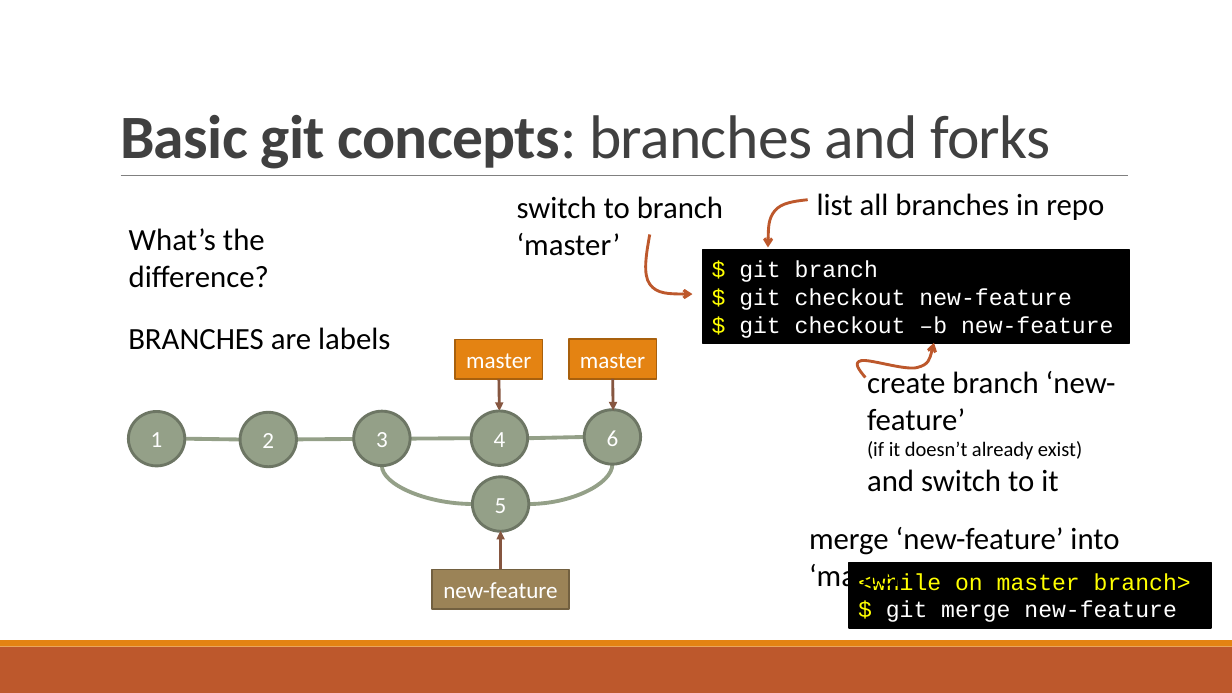
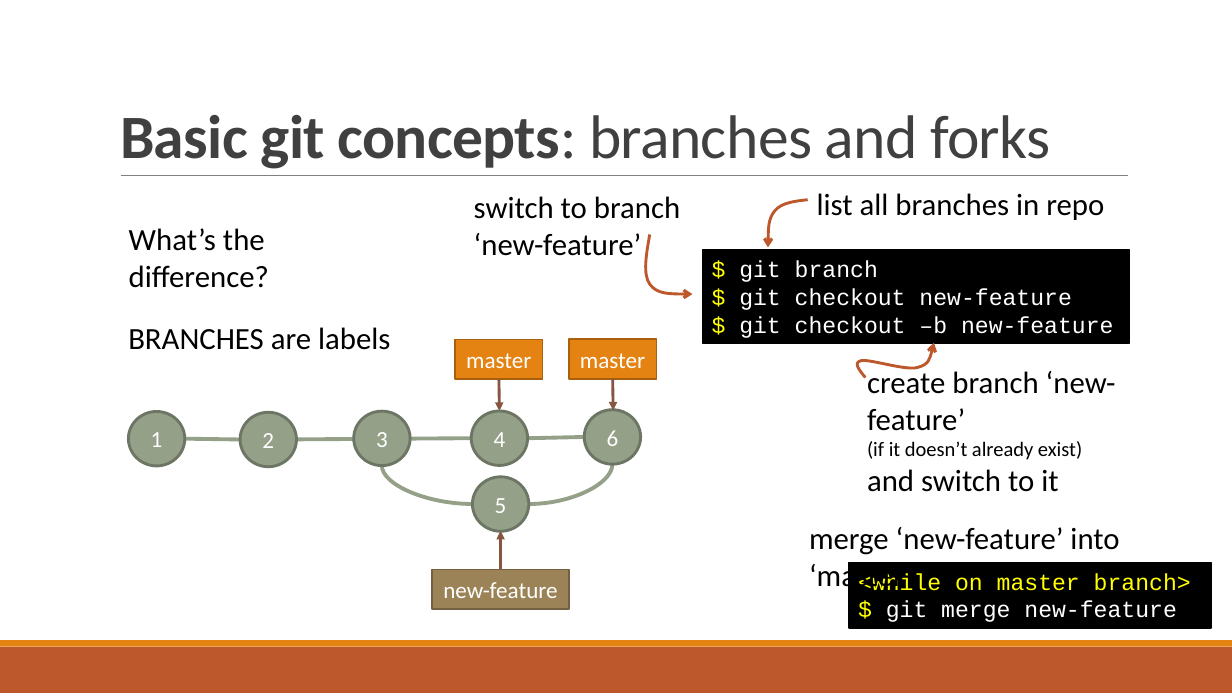
Before and after one commit to aliehlen/tutorials, a slide deck: slide 7 of git_20191028.pptx. Drawn at 1232x693 pixels with LibreOffice and Linux fonts; fonts in the diff are those of the drawing. Boxes give left, top, right and bottom in pixels: in the first picture for what was removed or moved away, otherwise in the second. Text is boxed around its words. In the diff, an @@ line names an element or a change of style, - is before the commit and + after.

Commit message:
typo fix

```diff
--- a/git_20191028.pptx
+++ b/git_20191028.pptx
@@ text at (474, 196, 680, 256): text changed @@
-switch to branch
-‘master’
+switch to branch
+‘new-feature’
```
Also in this commit, not shown: 3 other slides changed.
